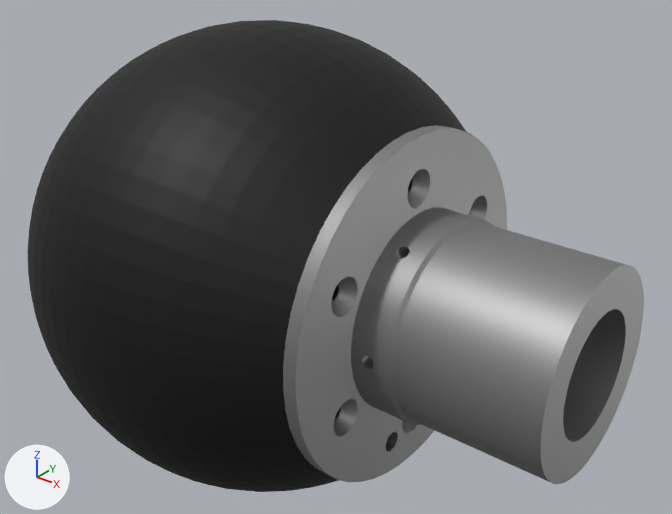
Two versions of the OBJ model ROS/Quadruped/src/mm_description/meshes/arm/telescopic_arm/morph_1/hand_bracket.obj, one commit apart.
Both versions are drawn from a 50 mm lens placed at (0.0041, -0.1057, 0.0698), pointed at (-0.083, 0.0032, 0.0023). The axes (+X, +Y, +Z) are drawn at lower left. The lights are the same throughout. The first picture is the older version. Where no turn or scale is listed for an object, it has been applied to the vertices.

The scene before the commit, as lines of its bpy script (objects in view):
```python
me_sphere_001 = bpy.data.meshes.new('Sphere.001')
me_sphere_001.from_pydata(...)  # 3605 vertices, 2956 faces; spans x -0.135..-0.0352, y -0.0394..0.0394, z -0.0394..0.0394
# faces by material slot: [1504, 1452]
me_sphere_001.materials.append(mat_material_017)  # black #131313
me_sphere_001.materials.append(mat_material_019)  # grey #9a9a9a
ob_sphere_001 = bpy.data.objects.new('Sphere.001', me_sphere_001)
ob_sphere_001.location = (0.0, 0.0, 0.0)
```
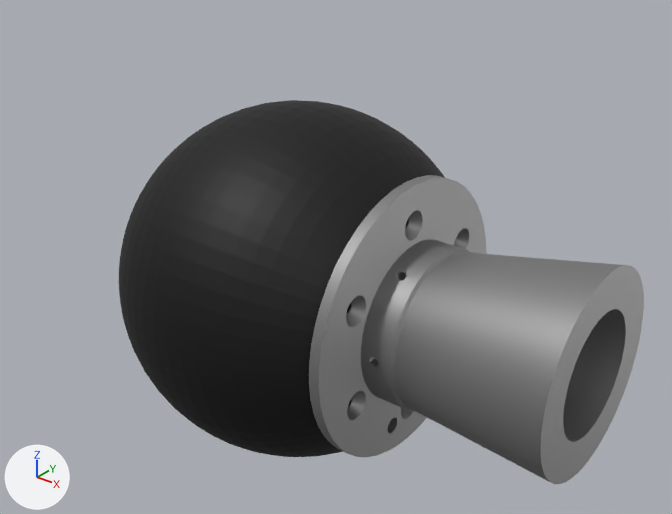
Location of each change, [x1, y1, x2, y2] in pixels of the pictures (672 x 514 px; the box of a moved part takes in the faces that stretch with it):
```json
{"object": "Sphere.001", "change": "reshaped", "before": [28, 20, 644, 492], "after": [119, 100, 644, 484], "on screen": "15% narrower, 19% shorter"}
{"part": 1, "of": "me_sphere_001", "change": "moved or reshaped", "before": [28, 20, 466, 492], "after": [119, 100, 445, 457]}
{"part": 2, "of": "me_sphere_001", "change": "moved or reshaped", "before": [283, 125, 629, 482], "after": [309, 175, 626, 482]}
```

Scene script edits in JSON lines:
```json
{"block": "me_sphere_001", "where": "# used by ob_sphere_001; location = (0.0, 0.0, 0.0)"}
{"op": "remove", "block": "me_sphere_001", "code": "me_sphere_001.from_pydata(...)  # 3605 vertices, 2956 faces; spans x -0.135..-0.0352, y -0.0394..0.0394, z -0.0394..0.0394"}
{"op": "add", "block": "me_sphere_001", "code": "me_sphere_001.from_pydata(...)  # 3605 vertices, 2956 faces; spans x -0.1176..-0.0352, y -0.03..0.0289, z -0.0312..0.0277"}
{"block": "me_sphere_001", "change": "me_sphere_001 part 1: the loose piece of 1537 vertices spanning x -0.135..-0.067, y -0.0394..0.0394, z -0.0394..0.0394 is scaled about its middle by 0.747, then moved by (0.0087, -0.0006, -0.0017)"}
{"block": "me_sphere_001", "change": "me_sphere_001 part 2: 1971 vertices removed from x -0.0671..-0.0577, y -0.0281..0.0281, z -0.0281..0.0281; 1971 vertices added at x -0.0669..-0.0594, y -0.023..0.0219, z -0.0242..0.0207"}
```
